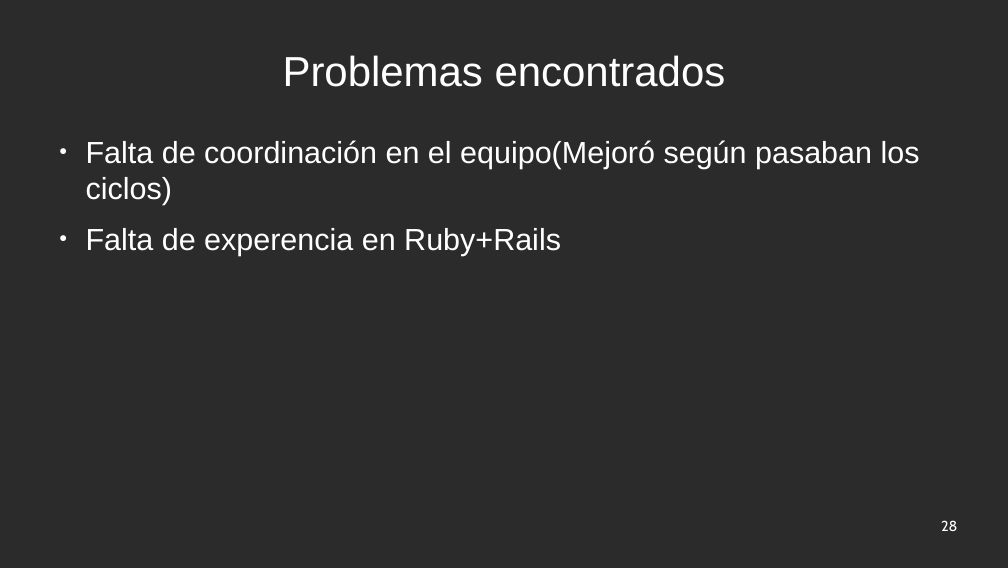
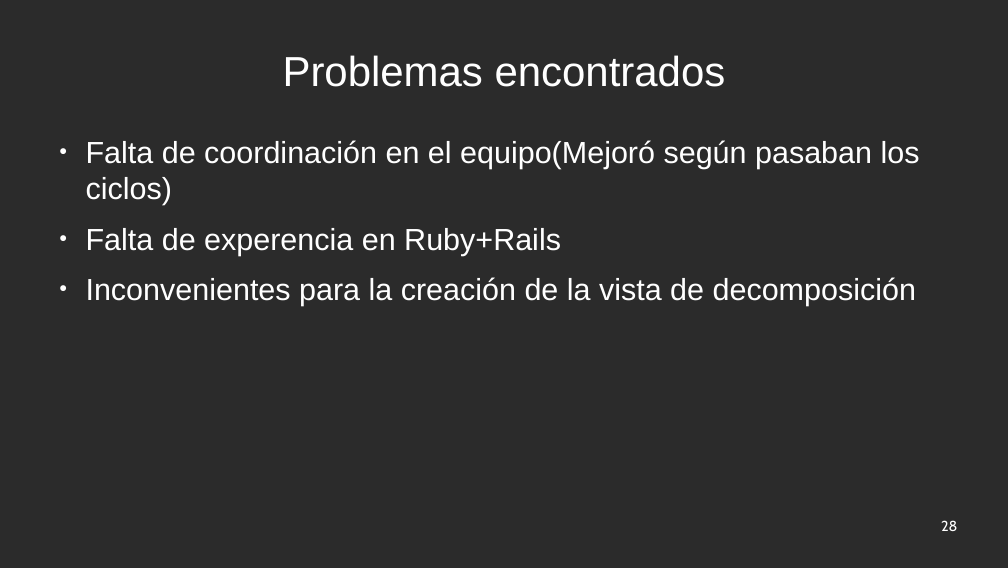
Before and after one commit to jw92/PPR, a slide deck: slide 28 of final.odp. Drawn at 1008x568 pixels with LibreOffice and Linux fonts; fonts in the diff are those of the drawing; background and template pictures are left out; a plain dark background stands for a picture behind light text. Boxes give left, top, right and bottom in pixels: in the first picture for what was removed or moved away, otherwise in the second. Text is boxed around its words. In the diff, an @@ line names an element or a change of style, - is before the commit and + after.

```diff
--- a/final.odp
+++ b/final.odp
@@ text at (86,277,916,305): paragraph added @@
+● Inconvenientes para la creación de la vista de decomposición
```
Also in this commit, not shown: 1 other slide changed.
